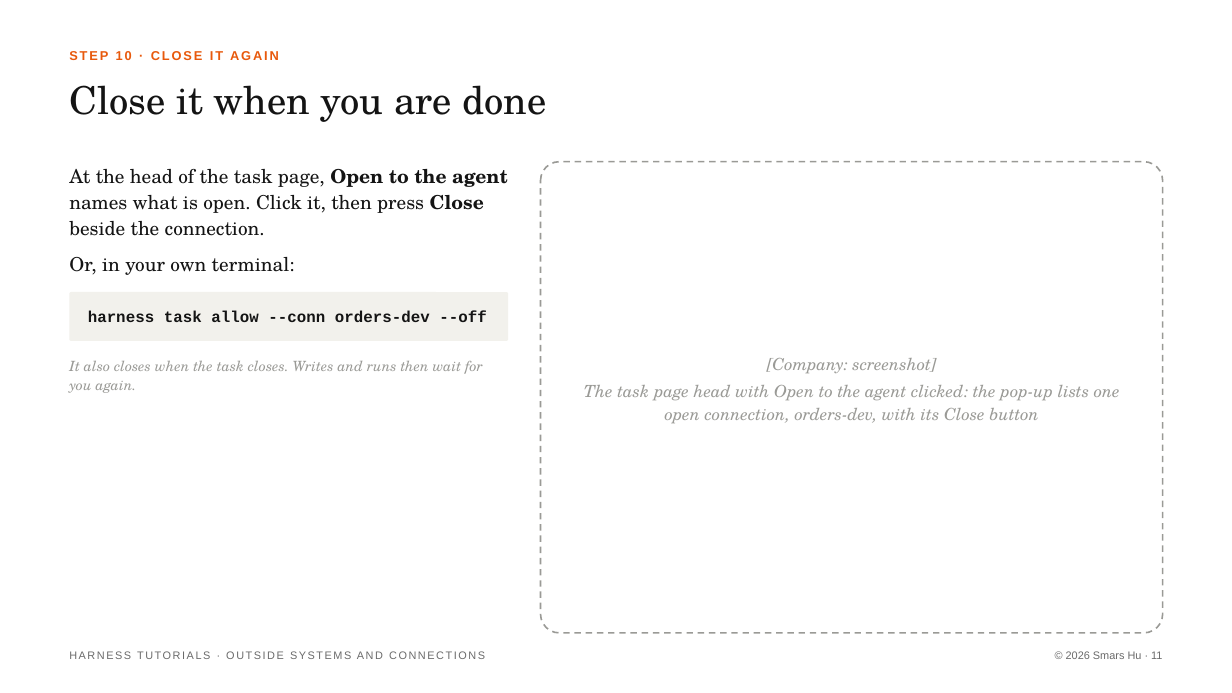
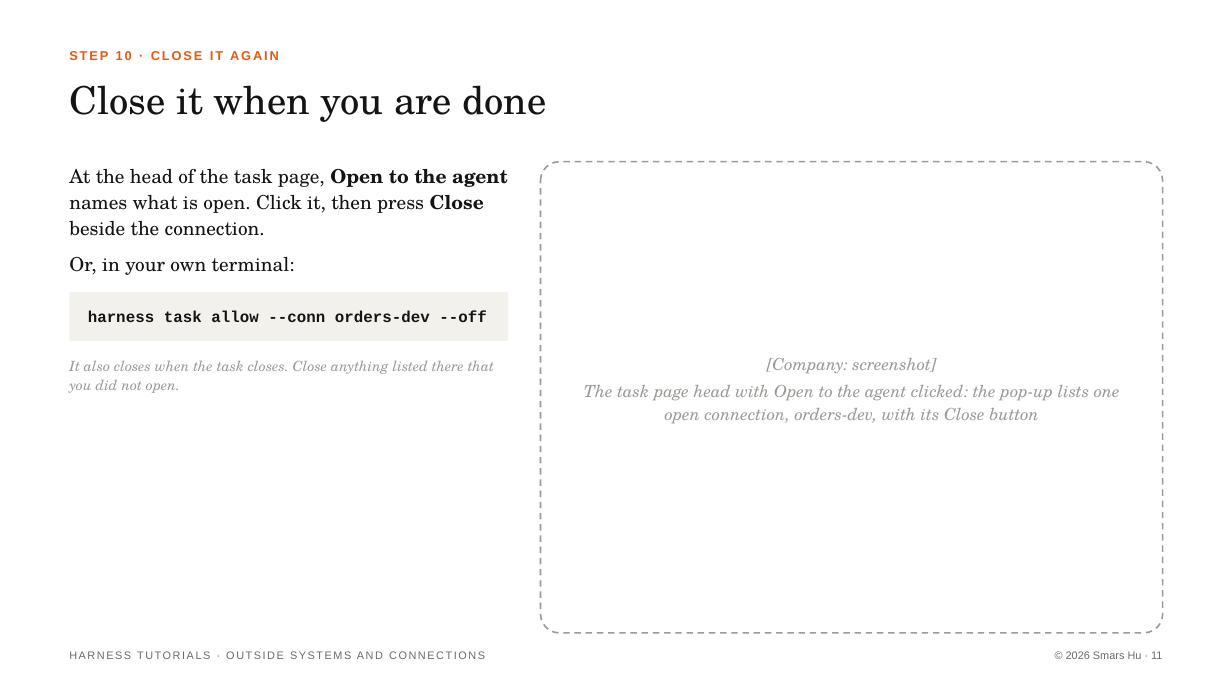
Before and after one commit to Smars-Bin-Hu/ai-exploration, a slide deck: slide 11 of source/tutorials/4_outside.pptx. Drawn at 1232x693 pixels with LibreOffice and Linux fonts; fonts in the diff are those of the drawing. Boxes give left, top, right and bottom in pixels: in the first picture for what was removed or moved away, otherwise in the second. Text is boxed around its words. In the diff, an @@ line names an element or a change of style, - is before the commit and + after.

```diff
--- a/source/tutorials/4_outside.pptx
+++ b/source/tutorials/4_outside.pptx
@@ text at (69,361,494,393): text changed @@
-It also closes when the task closes. Writes and runs then wait for you again.
+It also closes when the task closes. Close anything listed there that you did not open.
```
Also in this commit, not shown: 6 other slides changed, 2 other files.
